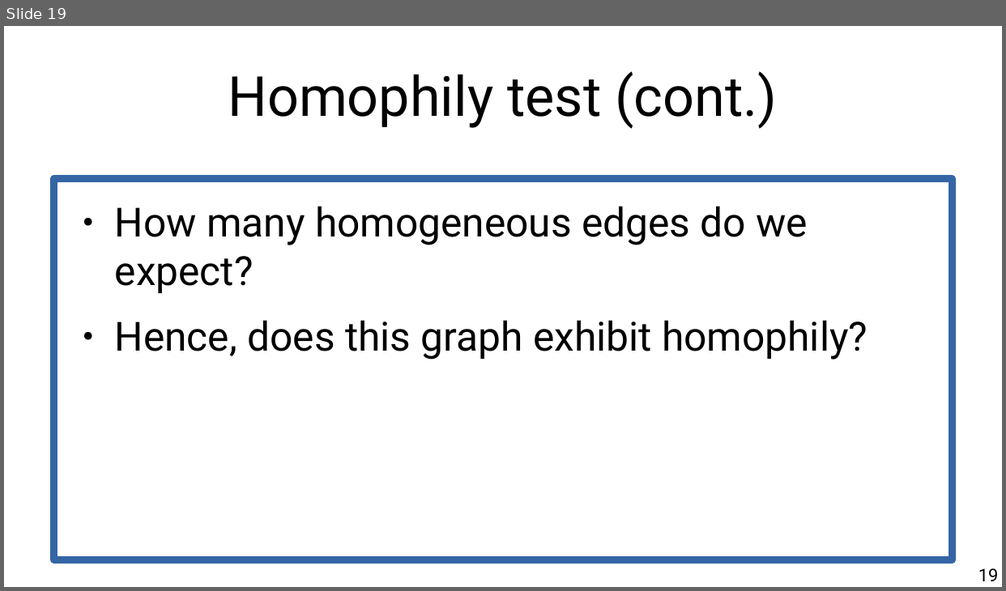
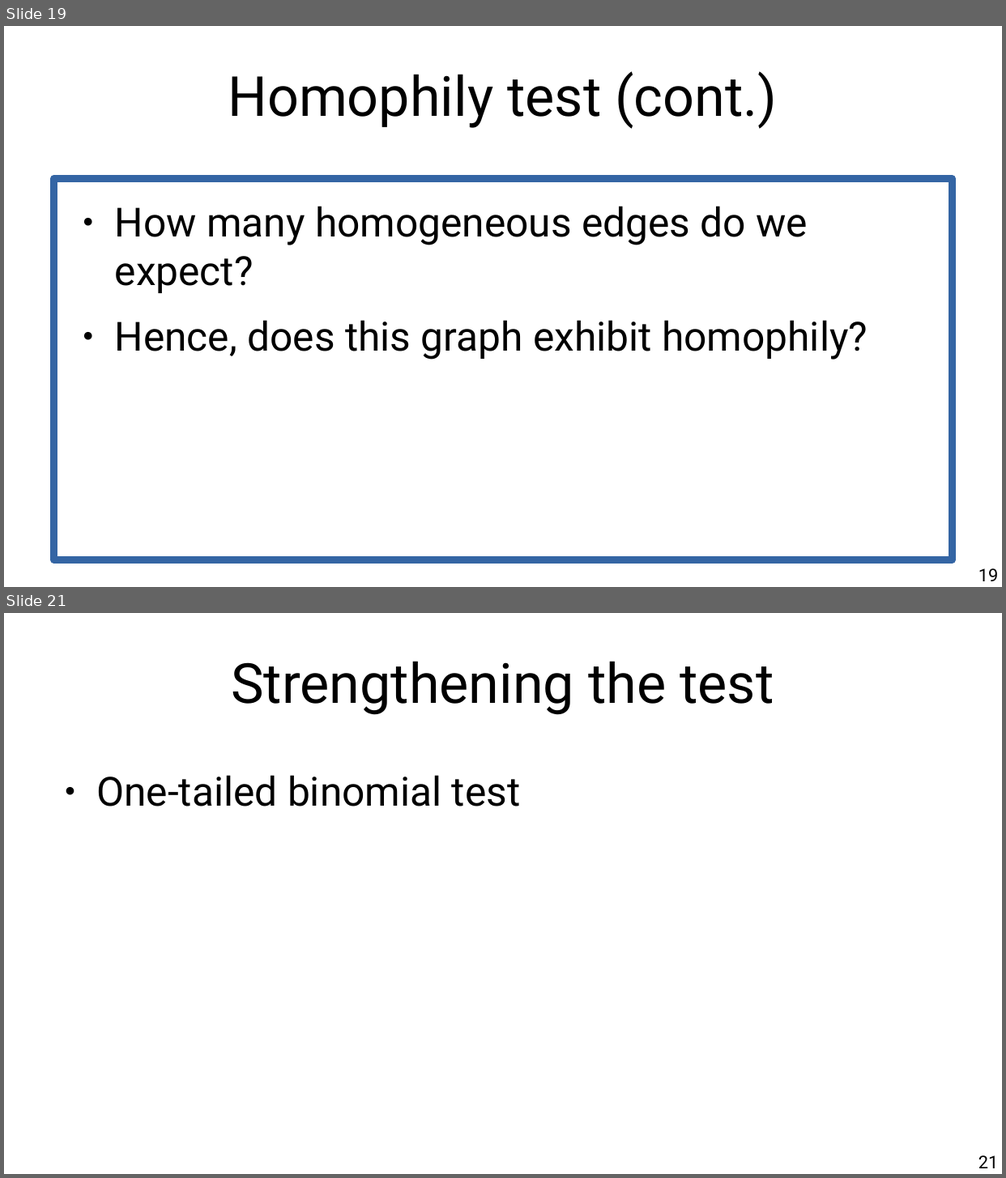
Before and after one commit to chatox/networks-science-course, a slide deck: theory/tt07_homophily_degree_correlation.odp. Shown one above the other, each under a label of ours: slide 19 before the commit, slides 19 and 21 after it; the slides between them are not shown. The pictures are 1006x591 and 1006x1178 pixels, drawn with LibreOffice and Linux fonts; fonts in the diff are those of the drawing. Boxes give left, top, right and bottom in pixels: in the first picture for what was removed or moved away, otherwise in the second. Text is boxed around its words. In the diff, an @@ line names an element or a change of style, - is before the commit and + after.

Commit message:
Homophily test

```diff
--- a/theory/tt07_homophily_degree_correlation.odp
+++ b/theory/tt07_homophily_degree_correlation.odp
@@ slide 21 added at box(4, 613, 1002, 1174), background #FFFFFF @@
@@ title added at box(231, 661, 774, 715), 44 pt, text #000000 @@
+Strengthening the test
@@ text added at box(96, 775, 520, 807), 32 pt, text #000000 @@
+● One-tailed binomial test
@@ page number added at box(978, 1156, 998, 1169), 14 pt, text #000000 @@
+21
```
